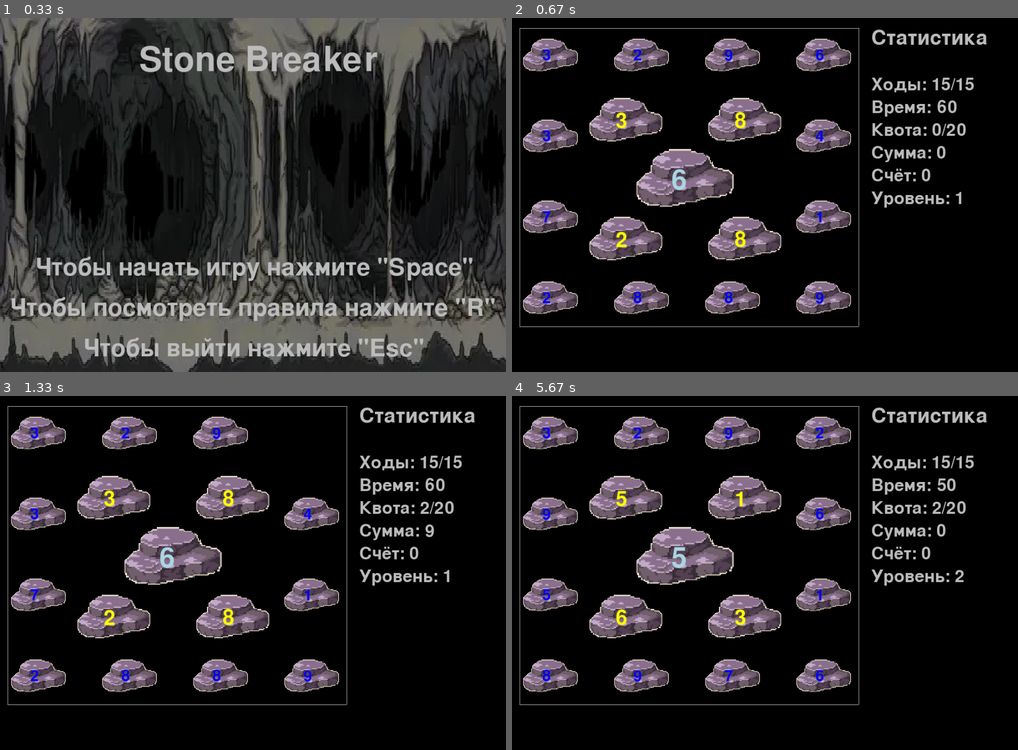
Above: before the commit, frames 1-4 (two rows, left to right).
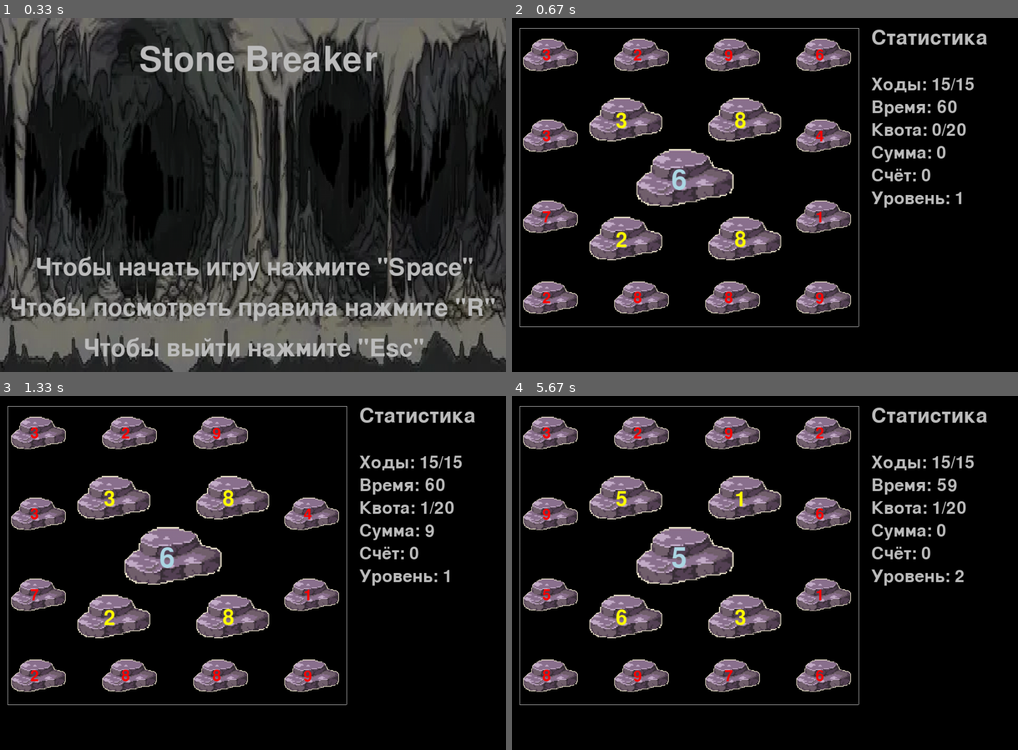
Above: after the commit, the same moments.

Repository: BykvaMax/pygame_project
Game: pygame game, started from main.py
Two runs of this game, one before a commit and one after it. Both use one fixed random seed, a clock stepped at 60 frames per second and the inputs below.
Inputs (mouse positions are in pixels of both pictures, inside the frame that each line leads up to):
- Up to frame 1 (0.33 s): no input
- Up to frame 2 (0.67 s): tap Space at 0.33 s
- Up to frame 3 (1.33 s): click (96, 519) at 0.8 s; click (328, 449) at 1.2 s
- Up to frame 4 (5.67 s): hold L 1.47-1.93 s; hold M 1.97-2.43 s; move the mouse to (866, 544) at 2.97 s; right-click (866, 544) at 3.1 s; hold M 3.87-4.33 s; right-click (618, 505) at 4.5 s; tap Space at 5.27 s

Frame 1 is identical in both runs. In frame 2, 0.4% of the frame differs, in the area x 6-62%, y 8-81%; in frame 3, 0.4%; in frame 4, 0.5%, in the area x 6-88%, y 8-81%.

Commit message:
fix errors

Diff:
--- /dev/null
+++ b/board_updates.py
@@ -0,0 +1,56 @@
+import pygame
+
+
+class Update:
+    def __init__(self):
+        pass
+
+    def move_update(self, screen, moves):
+        screen.fill(pygame.Color('black'), (830, 115, 100, 40))
+        font = pygame.font.Font(None, 50)
+        string_rendered = font.render(moves, 1, pygame.Color('grey'))
+        intro_rect = string_rendered.get_rect()
+        intro_rect.x = 830
+        intro_rect.y = 115
+        screen.blit(string_rendered, intro_rect)
+        pygame.display.update()
+
+    def time_update(self, screen, time):
+        screen.fill(pygame.Color('black'), (840, 160, 40, 40))
+        font = pygame.font.Font(None, 50)
+        string_rendered = font.render(str(time), 1, pygame.Color('grey'))
+        intro_rect = string_rendered.get_rect()
+        intro_rect.x = 840
+        intro_rect.y = 160
+        screen.blit(string_rendered, intro_rect)
+        pygame.display.flip()
+
+    def quota_update(self, screen, quota):
+        screen.fill(pygame.Color('black'), (830, 205, 100, 40))
+        font = pygame.font.Font(None, 50)
+        string_rendered = font.render(quota, 1, pygame.Color('grey'))
+        intro_rect = string_rendered.get_rect()
+        intro_rect.x = 830
+        intro_rect.y = 205
+        screen.blit(string_rendered, intro_rect)
+        pygame.display.update()
+
+    def points_sum_update(self, screen, points_sum):
+        screen.fill(pygame.Color('black'), (840, 250, 100, 40))
+        font = pygame.font.Font(None, 50)
+        string_rendered = font.render(str(points_sum), 1, pygame.Color('grey'))
+        intro_rect = string_rendered.get_rect()
+        intro_rect.x = 840
+        intro_rect.y = 250
+        screen.blit(string_rendered, intro_rect)
+        pygame.display.update()
+
+    def score_update(self, screen, score):
+        screen.fill(pygame.Color('black'), (810, 295, 100, 40))
+        font = pygame.font.Font(None, 50)
+        string_rendered = font.render(str(score), 1, pygame.Color('grey'))
+        intro_rect = string_rendered.get_rect()
+        intro_rect.x = 810
+        intro_rect.y = 295
+        screen.blit(string_rendered, intro_rect)
+        pygame.display.update()
--- a/main.py
+++ b/main.py
@@ -4,7 +4,9 @@
 
 import pygame
 from pygame import time
+
 from screens import Screen
+from board_updates import Update
 
 
 all_sprites = pygame.sprite.Group()
@@ -42,12 +44,14 @@
         self.FPS = 60
         self.clock = pygame.time.Clock()
         self.screens = Screen()
+        self.updates = Update()
 
         self.all_sprites = pygame.sprite.Group()
         self.num = 0
         self.moves = '15/15'
         self.remaining_time = 60
         self.quota = '0/20'
+        self.points_sum = 0
         self.score = 0
         self.level = 0
 
@@ -74,6 +78,8 @@
         self.points_sum = 0
         self.stones_dct = {}
         self.crashed_stones = []
+        self.used_big_stones = []
+        self.big_stone_check = False
         self.num = random.randint(1, 9)
         self.level += 1
         self.screen.fill(pygame.Color('black'))
@@ -83,7 +89,7 @@
             num = str(random.randint(1, 9))
             self.screen.blit(small_stone_picture, stone_coord)
             font = pygame.font.Font(None, 45)
-            string_rendered = font.render(num, 1, pygame.Color('blue'))
+            string_rendered = font.render(num, 1, pygame.Color('red'))
             intro_rect = string_rendered.get_rect()
             intro_rect.x = stone_coord[0] + 100
             intro_rect.y = stone_coord[1] + 100
@@ -167,36 +173,31 @@
 
     def stone_click(self, mouse_pos):
         for key, value in self.stones_dct.items():
-            if not key in self.crashed_stones and value[-1][0] < mouse_pos[0] < value[-1][1] and value[-1][2] < mouse_pos[1] < value[-1][3]:
-                self.quota = f'{int(self.quota.split("/")[0]) + 1}/{self.quota.split("/")[1]}'
-                self.screen.fill(pygame.Color('black'), (830, 205, 100, 40))
-                font = pygame.font.Font(None, 50)
-                string_rendered = font.render(self.quota, 1, pygame.Color('grey'))
-                intro_rect = string_rendered.get_rect()
-                intro_rect.x = 830
-                intro_rect.y = 205
-                self.screen.blit(string_rendered, intro_rect)
-                pygame.display.update()
-
-                self.points_sum += int(value[0])
-                self.screen.fill(pygame.Color('black'), (840, 250, 100, 40))
-                font = pygame.font.Font(None, 50)
-                string_rendered = font.render(str(self.points_sum), 1, pygame.Color('grey'))
-                intro_rect = string_rendered.get_rect()
-                intro_rect.x = 840
-                intro_rect.y = 250
-                self.screen.blit(string_rendered, intro_rect)
-                pygame.display.update()
-
-                if int(key) < 13:
+            if key not in self.crashed_stones and value[-1][0] < mouse_pos[0] < value[-1][1] and value[-1][2] < mouse_pos[1] < value[-1][3]:
+                if int(key) > 12:
+                    self.big_stone_check = True
+                if int(key) < 13 and self.big_stone_check:
+                    self.quota = f'{int(self.quota.split("/")[0]) + 1}/{self.quota.split("/")[1]}'
+                    self.updates.quota_update(self.screen, self.quota)
+
                     self.screen.fill(pygame.Color('black'), (int(value[-1][0]), int(value[-1][2]),
-                                                             int(value[-1][1]) - int(value[-1][0]), int(value[-1][3]) - int(value[-1][2])))
+                                                             int(value[-1][1]) - int(value[-1][0]),
+                                                             int(value[-1][3]) - int(value[-1][2])))
                     pygame.display.update()
                     self.stones_dct[key] = (value[0], 1, value[-1])
                     self.crashed_stones.append(key)
 
+                if self.big_stone_check and key not in self.used_big_stones:
+                    self.points_sum += int(value[0])
+                    self.updates.points_sum_update(self.screen, self.points_sum)
+
+                if int(key) > 12:
+                    self.used_big_stones.append(key)
+
     def main(self):
         start = False
+        pause = False
+        mine_sound = pygame.mixer.Sound('mine_sound.mp3')
         explosion_sound = pygame.mixer.Sound('explosion_sound.mp3')
         explosion = AnimatedSprite(self.load_image('stone_explosion.png'), 5, 2, 50, 50)
 
@@ -215,13 +216,20 @@
                     if event.key == pygame.K_l:
                         start = False
                         self.screens.lose_screen(self.screen, self.width, self.height, self.score, self.level)
-                    elif event.key == pygame.K_m:
+                    if event.key == pygame.K_m:
                         if not sound:
                             sound = True
-                            explosion_sound.play()
+                            mine_sound.play()
                         else:
                             sound = False
-                            explosion_sound.stop()
+                            mine_sound.stop()
+                    if event.key == pygame.K_SPACE and pause:
+                        self.moves = f'{self.moves.split("/")[1]}/{self.moves.split("/")[1]}'
+                        self.quota = f'0/{self.quota.split("/")[1]}'
+                        self.show_game_board()
+                        start_ticks = pygame.time.get_ticks()
+                        last_seconds = 0
+                        pause = False
                     if not start:
                         if event.key == pygame.K_SPACE and rules_or_fon % 2 == 1:
                             start = True
@@ -238,9 +246,10 @@
                     else:
                         pass
 
-                elif event.type == pygame.MOUSEBUTTONDOWN and start:
+                elif event.type == pygame.MOUSEBUTTONDOWN and start and not pause:
                     if 15 < pygame.mouse.get_pos()[0] < 685 and 20 < pygame.mouse.get_pos()[1] < 610:
                         self.stone_click(pygame.mouse.get_pos())
+                        explosion_sound.play()
 
                 elif event.type == pygame.MOUSEBUTTONDOWN and event.button == 3:
                     explosion_sound.play()
@@ -251,52 +260,90 @@
                         time.delay(100)
                     explosion.update()
 
-            if start and (pygame.time.get_ticks() - start_ticks) / 1000 > last_seconds:
-                self.screen.fill(pygame.Color('black'), (840, 160, 40, 40))
-                font = pygame.font.Font(None, 50)
-                string_rendered = font.render(str(self.remaining_time), 1, pygame.Color('grey'))
-                intro_rect = string_rendered.get_rect()
-                intro_rect.x = 840
-                intro_rect.y = 160
-                self.screen.blit(string_rendered, intro_rect)
-                self.remaining_time -= 10
-                last_seconds += 1
-                pygame.display.update()
-
-            if self.remaining_time == 0:
-                self.moves = f'{int(self.moves.split("/")[0]) - 1}/{self.moves.split("/")[1]}'
-                self.screen.fill(pygame.Color('black'), (830, 115, 100, 40))
-                font = pygame.font.Font(None, 50)
-                string_rendered = font.render(self.moves, 1, pygame.Color('grey'))
-                intro_rect = string_rendered.get_rect()
-                intro_rect.x = 830
-                intro_rect.y = 115
-                self.screen.blit(string_rendered, intro_rect)
-                pygame.display.update()
-                self.remaining_time = 60
-                start_ticks = pygame.time.get_ticks()
-                last_seconds = 0
-                for key, value in self.stones_dct.items():
-                    if int(key) < 13 and value[1] > -1:
-                        self.stones_dct[key] = (value[0], value[1] - 1, value[-1])
-                    if value[1] == -1 and key in self.crashed_stones:
-                        small_stone_picture = pygame.transform.scale(self.load_image('stone2.png', -1), (225, 225))
-                        num = str(random.randint(1, 9))
-                        self.screen.blit(small_stone_picture, (value[-1][0] - 60, value[-1][2] - 80))
-                        font = pygame.font.Font(None, 45)
-                        string_rendered = font.render(num, 1, pygame.Color('blue'))
-                        intro_rect = string_rendered.get_rect()
-                        intro_rect.x = value[-1][0] - 60 + 100
-                        intro_rect.y = value[-1][2] - 80 + 100
-                        self.screen.blit(string_rendered, intro_rect)
-                        pygame.display.update()
-
-                        self.stones_dct[key] = (num, -1, value[-1])
-                        self.crashed_stones.remove(key)
-
-            if int(self.moves.split("/")[0]) == 0:
-                start = False
-                self.screens.lose_screen(self.screen, self.width, self.height, self.score, self.level)
+            if not pause:
+                if start and (pygame.time.get_ticks() - start_ticks) / 1000 > last_seconds:
+                    self.updates.time_update(self.screen, self.remaining_time)
+                    self.remaining_time -= 1
+                    last_seconds += 1
+                    pygame.display.update()
+
+                if start and self.remaining_time == 0:
+                    start = False
+                    self.screens.lose_screen(self.screen, self.width, self.height, self.score, self.level)
+
+                if start and self.points_sum != 0 and self.points_sum % self.num == 0:
+                    self.score += self.remaining_time
+                    self.updates.score_update(self.screen, self.score)
+                    self.moves = f'{int(self.moves.split("/")[0]) - 1}/{self.moves.split("/")[1]}'
+                    self.updates.move_update(self.screen, self.moves)
+                    self.remaining_time = 60
+                    start_ticks = pygame.time.get_ticks()
+                    last_seconds = 0
+                    self.used_big_stones.clear()
+                    self.big_stone_check = False
+                    self.points_sum = 0
+                    self.updates.points_sum_update(self.screen, self.points_sum)
+                    for key, value in self.stones_dct.items():
+                        if int(key) < 13 and value[1] > -1:
+                            self.stones_dct[key] = (value[0], value[1] - 1, value[-1])
+                        if value[1] == -1 and key in self.crashed_stones:
+                            small_stone_picture = pygame.transform.scale(self.load_image('stone2.png', -1), (225, 225))
+                            num = str(random.randint(1, 9))
+                            self.screen.blit(small_stone_picture, (value[-1][0] - 60, value[-1][2] - 80))
+                            font = pygame.font.Font(None, 45)
+                            string_rendered = font.render(num, 1, pygame.Color('red'))
+                            intro_rect = string_rendered.get_rect()
+                            intro_rect.x = value[-1][0] - 60 + 100
+                            intro_rect.y = value[-1][2] - 80 + 100
+                            self.screen.blit(string_rendered, intro_rect)
+                            pygame.display.update()
+
+                            self.stones_dct[key] = (num, -1, value[-1])
+                            self.crashed_stones.remove(key)
+
+                        elif int(key) < 13 and key not in self.crashed_stones:
+                            self.stones_dct[key] = (str(int(value[0]) + 1), -1, value[-1])
+                            if not int(value[0]) + 1 > 9:
+                                small_stone_picture = pygame.transform.scale(self.load_image('stone2.png', -1), (225, 225))
+                                self.screen.blit(small_stone_picture, (value[-1][0] - 60, value[-1][2] - 80))
+                                font = pygame.font.Font(None, 45)
+                                string_rendered = font.render(str(int(value[0]) + 1), 1, pygame.Color('red'))
+                                intro_rect = string_rendered.get_rect()
+                                intro_rect.x = value[-1][0] - 60 + 100
+                                intro_rect.y = value[-1][2] - 80 + 100
+                                self.screen.blit(string_rendered, intro_rect)
+                                pygame.display.update()
+                            else:
+                                self.screen.fill(pygame.Color('black'), (int(value[-1][0]), int(value[-1][2]),
+                                                                         int(value[-1][1]) - int(value[-1][0]),
+                                                                         int(value[-1][3]) - int(value[-1][2])))
+                                pygame.display.update()
+                                self.stones_dct[key] = (1, 1, value[-1])
+                                self.crashed_stones.append(key)
+
+                    self.num = random.randint(1, 9)
+                    big_stone_picture = pygame.transform.scale(self.load_image('stone2.png', -1), (400, 400))
+                    self.screen.blit(big_stone_picture, (135, 115))
+                    font = pygame.font.Font(None, 80)
+                    string_rendered = font.render(str(self.num), 1, pygame.Color('light blue'))
+                    intro_rect = string_rendered.get_rect()
+                    intro_rect.x = 315
+                    intro_rect.y = 295
+                    self.screen.blit(string_rendered, intro_rect)
+
+            if start and int(self.moves.split("/")[0]) == 0:
+                if int(self.quota.split("/")[0]) >= int(self.quota.split("/")[1]):
+                    pause = True
+                    font = pygame.font.Font(None, 50)
+                    string_rendered = font.render('Нажмите "Space" для следующего уровня', 1, pygame.Color('grey'))
+                    intro_rect = string_rendered.get_rect()
+                    intro_rect.x = 10
+                    intro_rect.y = 630
+                    self.screen.blit(string_rendered, intro_rect)
+                    pygame.display.update()
+                else:
+                    start = False
+                    self.screens.lose_screen(self.screen, self.width, self.height, self.score, self.level)
 
             pygame.display.update()
             self.clock.tick(10)
@@ -305,7 +352,3 @@
 
 start_game = Main()
 start_game.main()
-
-# import pygame
-#
-# print(pygame.font.get_fonts())
--- a/screens.py
+++ b/screens.py
@@ -1,5 +1,3 @@
-import random
-
 import pygame
 import os
 import sys
@@ -23,6 +21,14 @@
         else:
             image = image.convert_alpha()
         return image
+
+    def write_logs(self, score, level):
+        with open('logs.txt', 'a') as logs:
+            result = ''
+            result += f'Счёт: {score}\n'
+            result += f'Уровень: {level}\n'
+            result += f'-----------------------------------------------------------------------------------------\n'
+            logs.write(result)
 
     def start_screen(self, screen, width, height):
         fon = pygame.transform.scale(self.load_image('fon3.webp'), (width, height))
@@ -77,28 +83,6 @@
             intro_rect.x = 10
             screen.blit(string_rendered, intro_rect)
 
-    # def show_game_board(self, screen, time, score, level):
-    #     screen.fill(pygame.Color('black'))
-    #     stat = [f'Время: {time}', f'Сумма: {time}', f'Число: {random.randint(2, 10)}', f'Счёт: {score}',
-    #             f'Уровень: {level}']
-    #
-    #     font = pygame.font.Font(None, 60)
-    #     string_rendered = font.render('Статистика', 1, pygame.Color('grey'))
-    #     intro_rect = string_rendered.get_rect()
-    #     intro_rect.x = 650
-    #     intro_rect.y = 20
-    #     screen.blit(string_rendered, intro_rect)
-    #
-    #     text_coord = 70
-    #     for line in stat:
-    #         font = pygame.font.Font(None, 50)
-    #         string_rendered = font.render(line, 1, pygame.Color('grey'))
-    #         intro_rect = string_rendered.get_rect()
-    #         text_coord += 45
-    #         intro_rect.top = text_coord
-    #         intro_rect.x = 650
-    #         screen.blit(string_rendered, intro_rect)
-
     def lose_screen(self, screen, width, height, score, level):
         stat = [f'Счёт: {score}', f'Уровень: {level}']
         rules_fon = pygame.transform.scale(self.load_image('fon2.webp'), (width, height))
@@ -120,3 +104,5 @@
             intro_rect.top = text_coord
             intro_rect.x = 250
             screen.blit(string_rendered, intro_rect)
+
+        self.write_logs(score, level)
Empty file added: logs.txt
Not shown, added: mine_sound.mp3
